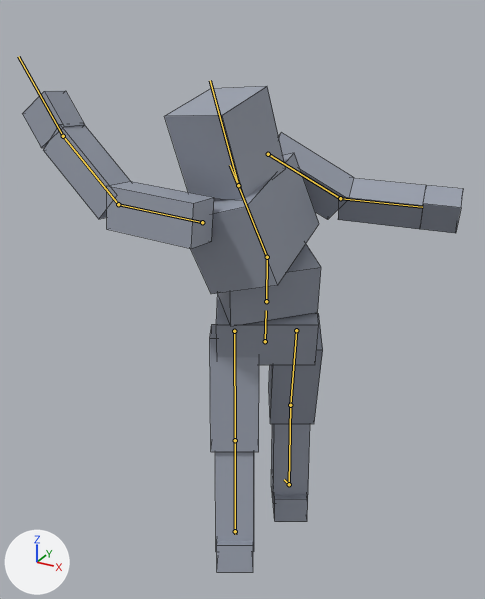
Two versions of the FBX model Assets/_MKRebuild/Models/EB_Esbirro.fbx, one commit apart.
The view is the same before and after, from a camera (50 mm lens) standing at (0.97, -1.93, 1.95) and looking at (-0.14, 0.09, 0.95). Lighting does not change. The marker at lower left points along +X, +Y and +Z. The picture after the commit comes second. Both versions are drawn at frame 34 of the action 'EB_Rig|Melee'; the numbers are the values there. The bones that change, and the others that lie on the model, are drawn over the model as lines. Mesh edges are drawn as thin lines.

Objects in the first picture: 'EB_Body'.
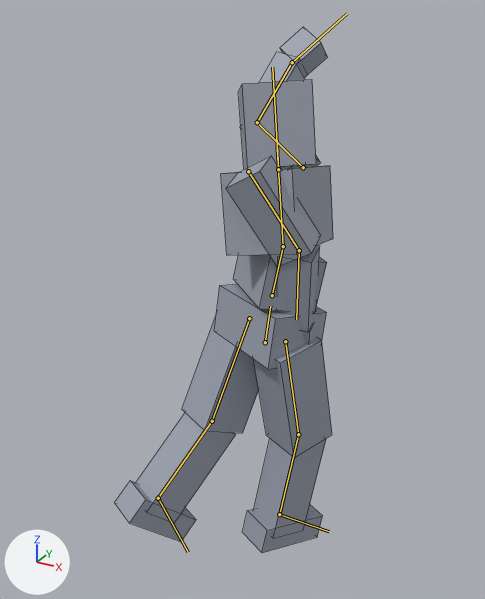
What differs and where, as boxes (x1, y1, x2, y2) in the pictures (485 x 599 px):
'EB_Body', posed (50% narrower, 8% taller)
    before: (22, 86, 463, 572)
    after: (115, 27, 333, 553)
bone 'hips', root to tip
    before: (265, 341) to (266, 310)
    after: (265, 342) to (270, 306)
bone 'spine', root to tip
    before: (266, 301) to (267, 257)
    after: (272, 295) to (283, 246)
bone 'chest', root to tip
    before: (267, 257) to (230, 165)
    after: (283, 246) to (277, 148)
bone 'head', root to tip
    before: (238, 185) to (210, 80)
    after: (278, 169) to (272, 67)
bone 'upperarm.L', root to tip
    before: (268, 154) to (340, 198)
    after: (248, 171) to (299, 250)
bone 'upperarm.R', root to tip
    before: (202, 222) to (118, 204)
    after: (303, 167) to (257, 122)
bone 'forearm.R', root to tip
    before: (118, 204) to (63, 136)
    after: (257, 122) to (292, 62)
bone 'hand.R', root to tip
    before: (63, 136) to (18, 56)
    after: (292, 62) to (347, 13)
bone 'thigh.L', root to tip
    before: (296, 330) to (290, 405)
    after: (285, 341) to (298, 434)
bone 'shin.L', root to tip
    before: (290, 405) to (289, 484)
    after: (298, 434) to (279, 514)
bone 'thigh.R', root to tip
    before: (234, 331) to (235, 440)
    after: (249, 318) to (212, 421)
bone 'shin.R', root to tip
    before: (235, 440) to (235, 531)
    after: (212, 421) to (158, 498)

Patch to the scene script:
```diff
--- a/Assets/_MKRebuild/Models/EB_Esbirro.fbx.py
+++ b/Assets/_MKRebuild/Models/EB_Esbirro.fbx.py
@@ bone_hips @@
 bone_hips = bpy.data.objects['EB_Rig'].pose.bones['hips']  # child of 'root'
-bone_hips.rotation_quaternion = (0.961, 0.116, 0.248, -0.03)  # degrees (14, 29, 0)
+bone_hips.rotation_quaternion = (0.969, -0.071, -0.235, -0.017)  # degrees (-8, -27, 0)
@@ bone_spine @@
 bone_spine = bpy.data.objects['EB_Rig'].pose.bones['spine']  # child of 'hips'
-bone_spine.rotation_quaternion = (0.992, -0.014, 0.125, 0.002)  # degrees (-2, 14, 0)
+bone_spine.rotation_quaternion = (0.989, -0.039, -0.145, -0.006)  # degrees (-4, -17, 0)
@@ bone_chest @@
 bone_chest = bpy.data.objects['EB_Rig'].pose.bones['chest']  # child of 'spine'
-bone_chest.rotation_quaternion = (0.88, -0.176, 0.433, 0.087)  # degrees (-23, 52, 0)
+bone_chest.rotation_quaternion = (0.924, 0.135, -0.354, 0.052)  # degrees (17, -42, 0)
@@ bone_head @@
 bone_head = bpy.data.objects['EB_Rig'].pose.bones['head']  # child of 'chest'
-bone_head.rotation_quaternion = (0.99, 0.077, -0.117, 0.009)  # degrees (9, -13, 0)
+bone_head.rotation_quaternion = (0.972, 0.0, 0.235, 0.0)  # degrees (0, 27, 0)
@@ bone_upperarm_l @@
 bone_upperarm_l = bpy.data.objects['EB_Rig'].pose.bones['upperarm.L']  # child of 'chest'
-bone_upperarm_l.rotation_quaternion = (0.946, -0.286, 0.045, -0.149)  # degrees (-34, 0, -18)
+bone_upperarm_l.rotation_quaternion = (0.963, 0.18, 0.037, 0.197)  # degrees (21, 0, 23)
@@ bone_upperarm_r @@
 bone_upperarm_r = bpy.data.objects['EB_Rig'].pose.bones['upperarm.R']  # child of 'chest'
-bone_upperarm_r.rotation_quaternion = (0.567, 0.81, 0.123, 0.086)  # degrees (110, 0, 17)
+bone_upperarm_r.rotation_quaternion = (0.373, -0.893, 0.232, -0.097)  # degrees (-135, 0, -29)
@@ bone_forearm_r @@
 bone_forearm_r = bpy.data.objects['EB_Rig'].pose.bones['forearm.R']  # child of 'upperarm.R'
-bone_forearm_r.rotation_quaternion = (0.942, 0.334, 0.0, 0.0)  # degrees (39, 0, 0)
+bone_forearm_r.rotation_quaternion = (0.824, -0.567, 0.0, 0.0)  # degrees (-69, 0, 0)
@@ bone_hand_r @@
 bone_hand_r = bpy.data.objects['EB_Rig'].pose.bones['hand.R']  # child of 'forearm.R'
-bone_hand_r.rotation_quaternion = (0.994, 0.107, 0.0, 0.0)  # degrees (12, 0, 0)
+bone_hand_r.rotation_quaternion = (0.98, -0.201, 0.0, 0.0)  # degrees (-23, 0, 0)
@@ bone_thigh_l @@
 bone_thigh_l = bpy.data.objects['EB_Rig'].pose.bones['thigh.L']  # child of 'hips'
-bone_thigh_l.rotation_quaternion = (0.999, 0.046, 0.0, 0.0)  # degrees (5, 0, 0)
+bone_thigh_l.rotation_quaternion = (0.987, 0.162, 0.0, 0.0)  # degrees (19, 0, 0)
@@ bone_shin_l @@
 bone_shin_l = bpy.data.objects['EB_Rig'].pose.bones['shin.L']  # child of 'thigh.L'
-bone_shin_l.rotation_quaternion = (0.97, -0.243, 0.0, 0.0)  # degrees (-28, 0, 0)
+bone_shin_l.rotation_quaternion = (0.979, -0.205, 0.0, 0.0)  # degrees (-24, 0, 0)
@@ bone_thigh_r @@
 bone_thigh_r = bpy.data.objects['EB_Rig'].pose.bones['thigh.R']  # child of 'hips'
-bone_thigh_r.rotation_quaternion = (0.978, -0.209, 0.0, 0.0)  # degrees (-24, 0, 0)
+bone_thigh_r.rotation_quaternion = (0.991, -0.137, 0.0, 0.0)  # degrees (-16, 0, 0)
@@ bone_shin_r @@
 bone_shin_r = bpy.data.objects['EB_Rig'].pose.bones['shin.R']  # child of 'thigh.R'
-bone_shin_r.rotation_quaternion = (0.998, -0.067, 0.0, 0.0)  # degrees (-8, 0, 0)
+bone_shin_r.rotation_quaternion = (0.985, -0.171, 0.0, 0.0)  # degrees (-20, 0, 0)
```
